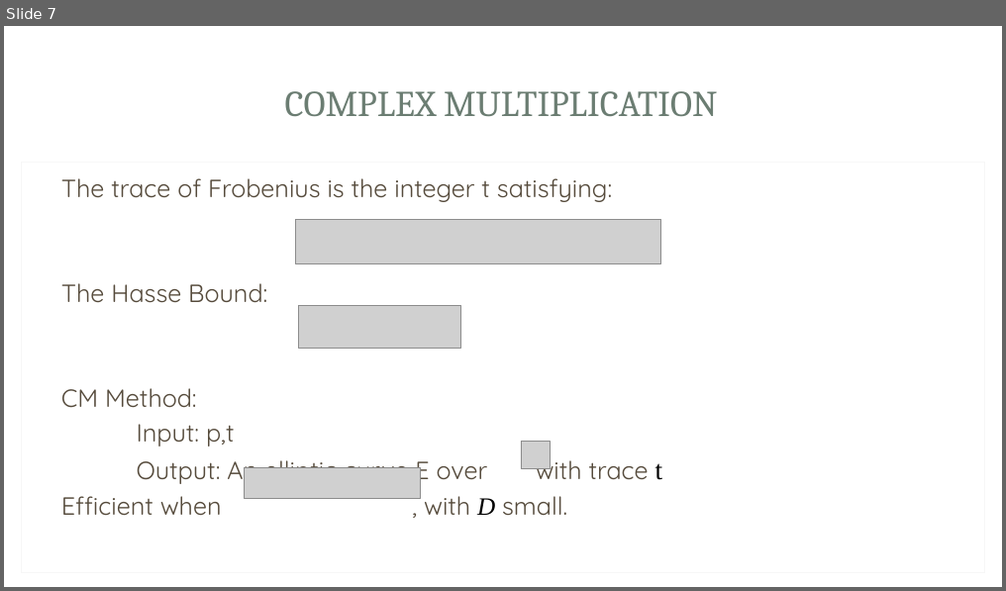
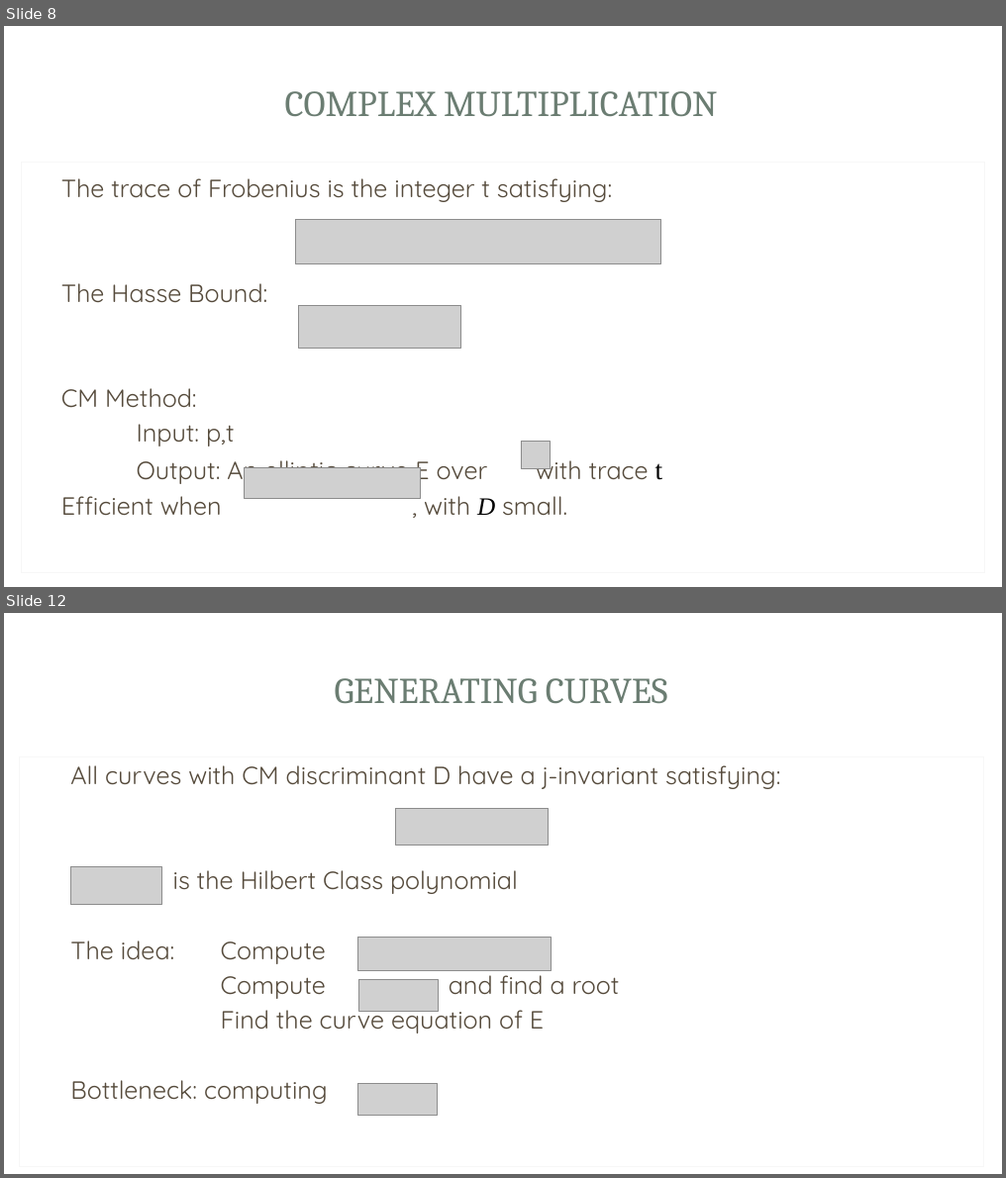
Before and after one commit to Srizzle/CS276-Project-Writeup, a slide deck: Presentation.ppt.pptx. Shown one above the other, each under a label of ours: slide 7 before the commit, slides 8 and 12 after it; the slides between them are not shown. The pictures are 1006x591 and 1006x1178 pixels, drawn with LibreOffice and Linux fonts; fonts in the diff are those of the drawing; grey boxes stand for pictures; background and template pictures are left out. Boxes give left, top, right and bottom in pixels: in the first picture for what was removed or moved away, otherwise in the second. Text is boxed around its words. In the diff, an @@ line names an element or a change of style, - is before the commit and + after.

```diff
--- a/Presentation.ppt.pptx
+++ b/Presentation.ppt.pptx
@@ slide 12 added at (4,613,1002,1174), background picture (left out); not listed: 3 template elements that a slide beside it also shows @@
@@ title added at (335,678,668,703), 35 pt, text #6B7D72 @@
+GENERATING CURVES
@@ rectangle added at (19,757,983,1167), fill #FFFFFF, outline #F7F7F7 0.75 pt @@
@@ text added at (70,765,780,1104), 24 pt, text #564B3C @@
+All curves with CM discriminant D have a j-invariant satisfying:
+is the Hilbert Class polynomial
+The idea: Compute
+Compute and find a root
+Find the curve equation of E
+Bottleneck: computing
@@ picture added at (395,808,548,845) @@
@@ picture added at (70,867,162,905) @@
@@ picture added at (358,937,551,970) @@
@@ picture added at (358,979,439,1011) @@
@@ picture added at (358,1083,438,1115) @@
@@ what was slide 7 is now slide 8 @@
```
Also in this commit, not shown: 6 slides changed, 5 other slides added, 5 slides removed, 4 other files.
